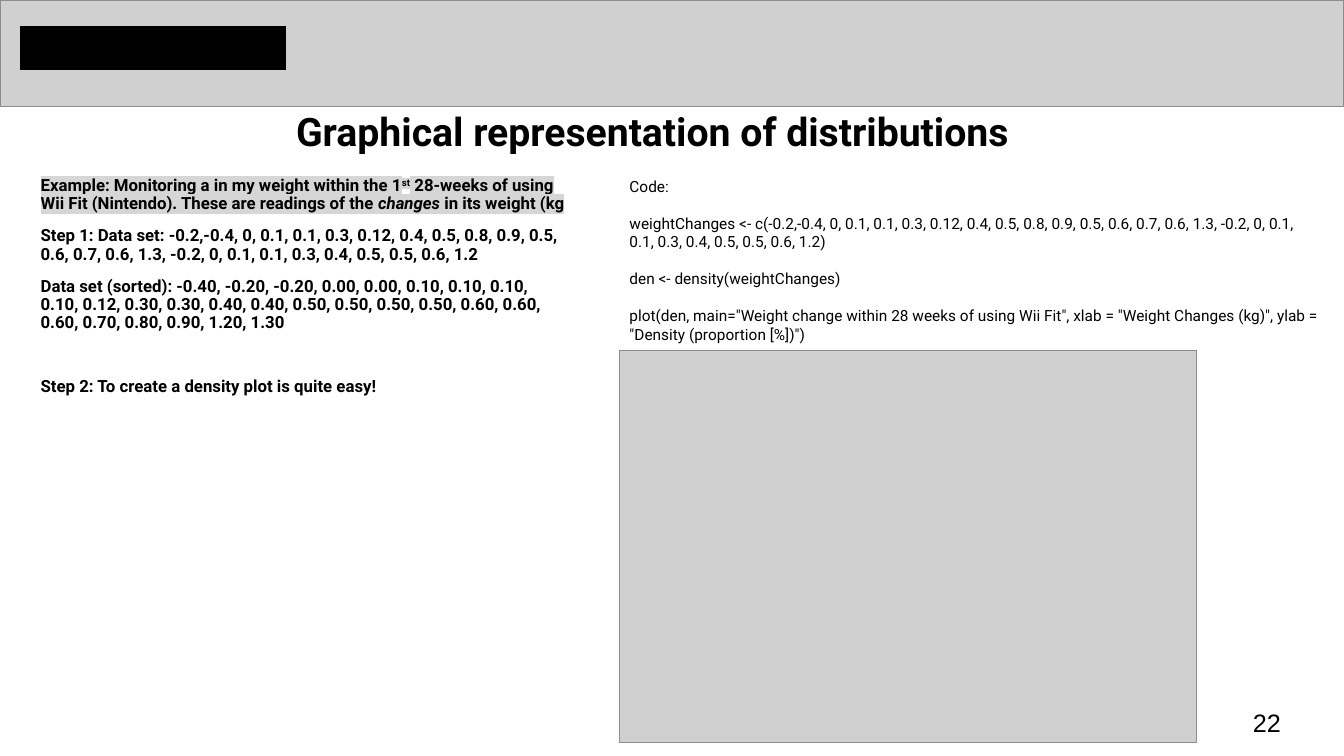
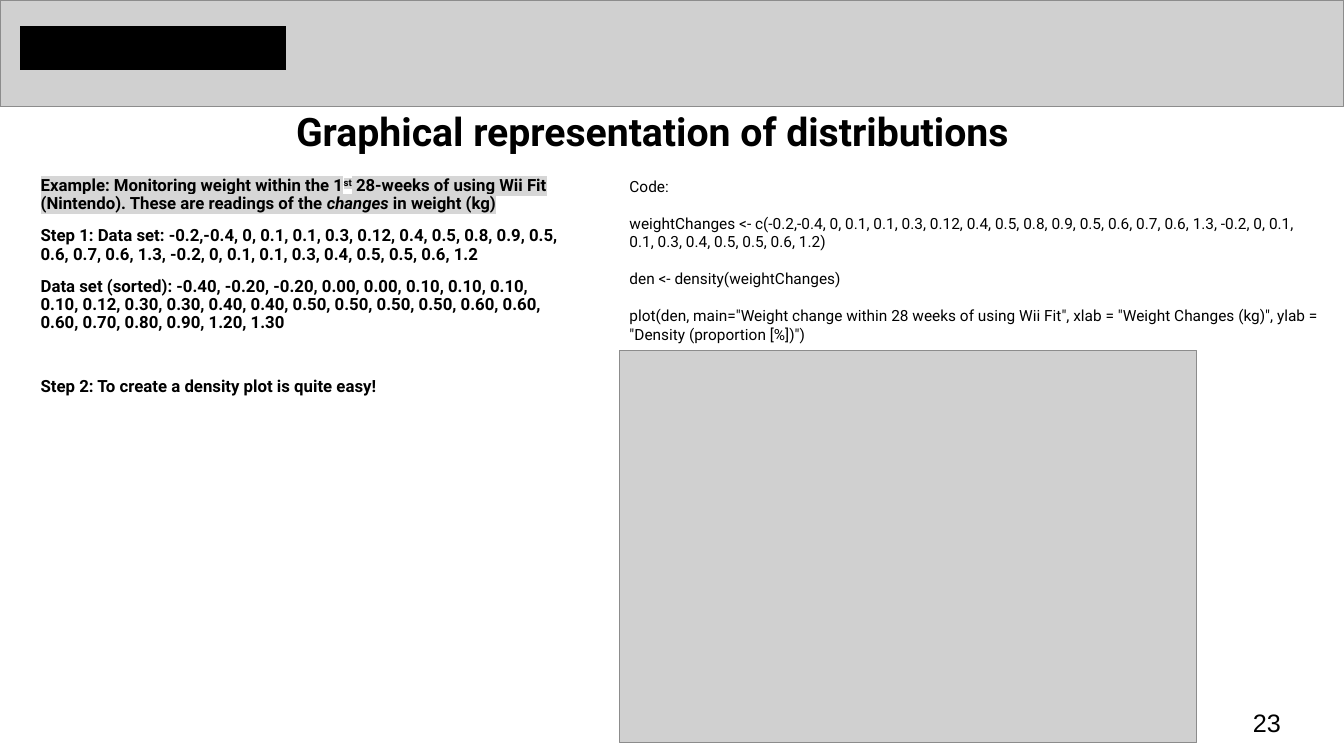
Before and after one commit to ucl-pols8-2526/POLS0008, a slide deck: slide 23 of Lecture_notes_ppts/POLS0008-2025-26 Week 3 Examining Data II.pptx (slide 22 before the commit). Drawn at 1344x756 pixels with LibreOffice and Linux fonts; fonts in the diff are those of the drawing; grey boxes stand for pictures. Boxes give left, top, right and bottom in pixels: in the first picture for what was removed or moved away, otherwise in the second. Text is boxed around its words. In the diff, an @@ line names an element or a change of style, - is before the commit and + after.

```diff
--- a/Lecture_notes_ppts/POLS0008-2025-26 Week 3 Examining Data II.pptx
+++ b/Lecture_notes_ppts/POLS0008-2025-26 Week 3 Examining Data II.pptx
@@ text at (41, 178, 546, 213): text changed @@
-Example: Monitoring a in my weight within the 1st 28-weeks of using Wii Fit (Nintendo). These are readings of the changes in its weight (kg
+Example: Monitoring weight within the 1st 28-weeks of using Wii Fit (Nintendo). These are readings of the changes in weight (kg)
@@ page number at (1253, 714, 1281, 733): text changed @@
-22
+23
```
Also in this commit, not shown: 6 other slides changed, 2 slides added, 1 slide removed, 1 other file.
